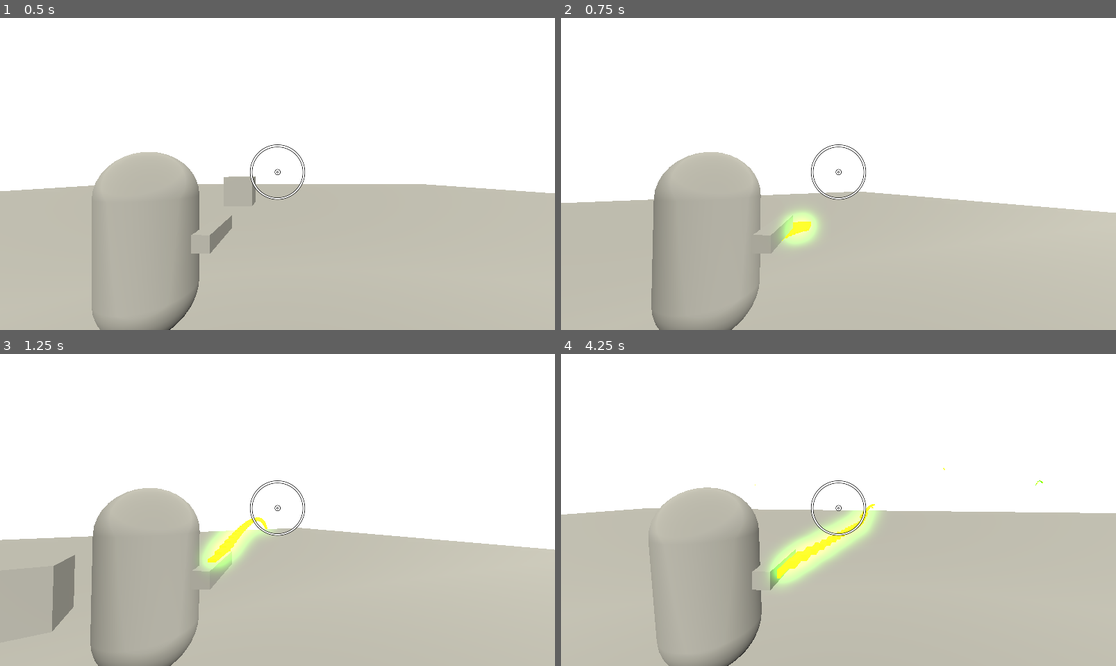
Above: before the commit, frames 1-4 (two rows, left to right).
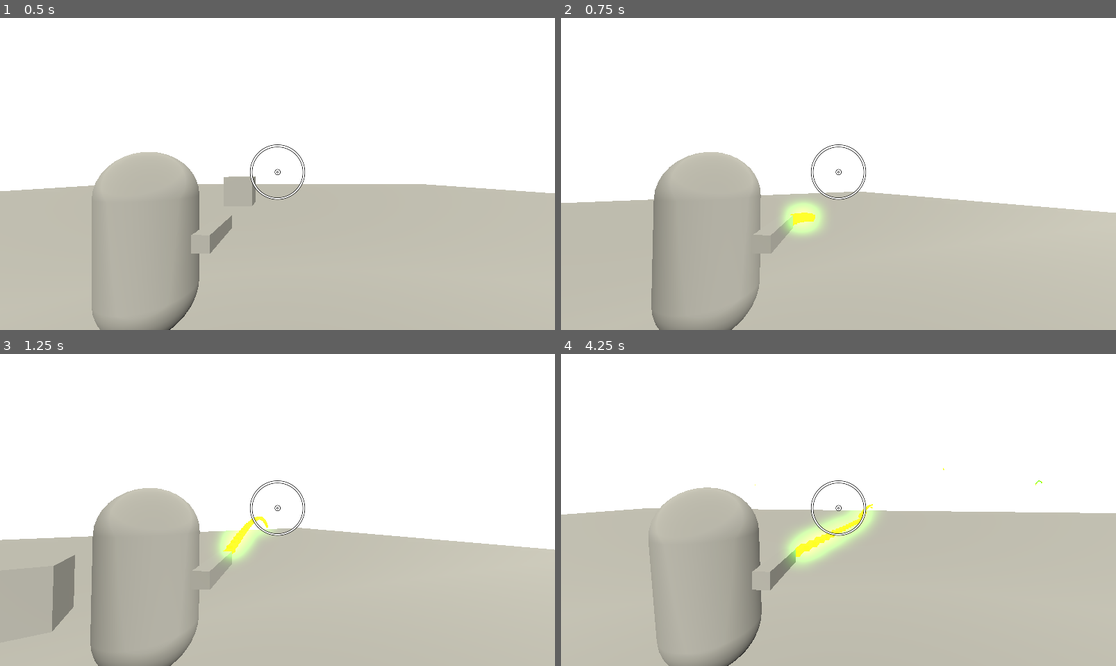
Above: after the commit, the same moments.

Repository: is-this-right/iscs-gdev-fps
Game: Godot game, scene res://scenes/game.tscn
Same seed, same stepped clock (60 frames per second), same inputs: the game is played once before the commit and once after it.
Inputs (mouse positions are in pixels of both pictures, inside the frame that each line leads up to):
- Up to frame 1 (0.5 s): no input
- Up to frame 2 (0.75 s): tap Enter (ui_accept) at 0.5 s; move the mouse to (866, 174) at 0.52 s; press the mouse at (866, 174) at 0.53 s; hold Up (ui_up) from 0.53 s (still down)
- Up to frame 3 (1.25 s): keep holding Up (ui_up); tap Enter (ui_accept) at 0.77 s
- Up to frame 4 (4.25 s): move the mouse to (810, 510) at 1.27 s; release the mouse at (810, 510) at 1.28 s; click (810, 510) at 1.35 s; tap Enter (ui_accept) at 1.52, 3.02, 3.77 s; move the mouse to (849, 503) at 2.02 s; hold R (toggle_camera_ray) 2.03-2.78 s; click (849, 503) at 2.3 s; move the mouse to (832, 516) at 2.77 s; tap \ (toggle_mouse) at 2.85 s; click (832, 516) at 3.05 s; move the mouse to (1005, 556) at 3.52 s; release Up (ui_up) at 3.53 s; press the mouse at (1005, 556) at 3.53 s; hold Left (ui_left) from 3.53 s (still down)

Frame 1 is identical in both runs. In frame 2, 0.8% of the frame differs, in the area x 39-48%, y 58-74%; in frame 3, 0.8%; in frame 4, 1.6%, in the area x 36-87%, y 36-75%.

Commit message:
better bullet exit

Diff:
--- a/scenes/player.tscn
+++ b/scenes/player.tscn
@@ -42,3 +42,6 @@
 
 [node name="RayCast3D" type="RayCast3D" parent="Gun pivot"]
 transform = Transform3D(1, 0, 0, 0, -4.37114e-06, -1, 0, 100, -4.37114e-08, 0, 0, -0.516487)
+
+[node name="bulletHere" type="Marker3D" parent="Gun pivot"]
+transform = Transform3D(1, 0, 0, 0, 1, 0, 0, 0, 1, 0, 0, -0.906678)
--- a/scripts/player.gd
+++ b/scripts/player.gd
@@ -15,6 +15,7 @@
 @onready var gun_direction = $"Gun pivot"
 @onready var cameraRay = $CameraController/Camera3D/RayCast3D
 @onready var distantTarget = $CameraController/Camera3D/pointHereInstead
+@onready var bullet_out_here = $"Gun pivot/bulletHere"
 
 var _mouse_input : bool = true
 var _rotation_input : float
@@ -87,7 +88,7 @@
 
 	if Input.is_action_pressed("shoot"):
 		instance = bullet.instantiate()
-		instance.position = gun_direction.global_position
+		instance.position = bullet_out_here.global_position
 		instance.transform.basis = gun_direction.global_transform.basis
 		get_parent().add_child(instance)
 
